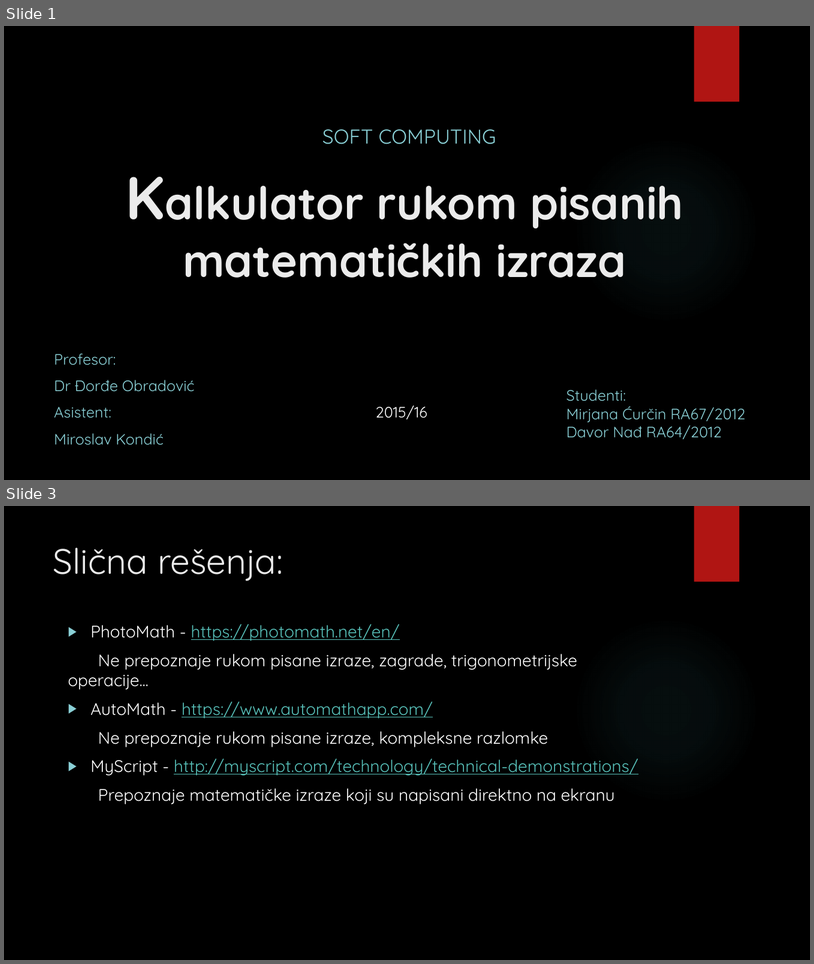
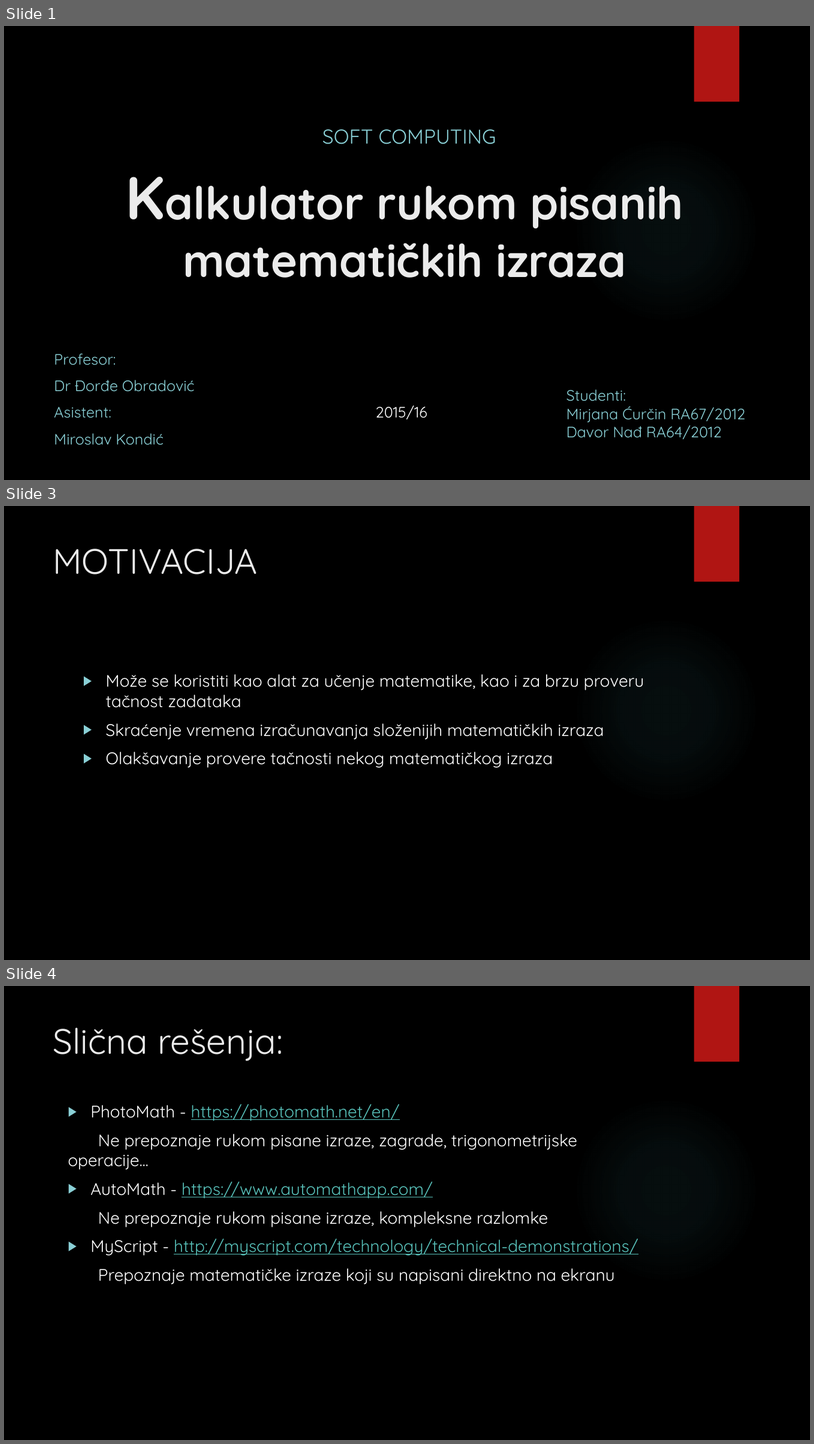
Before and after one commit to davor193/Photo-Calculator, a slide deck: photo_calculator.pptx. Shown one above the other, each under a label of ours: slides 1 and 3 before the commit, slides 1, 3 and 4 after it; the slides between them are not shown. The pictures are 814x964 and 814x1444 pixels, drawn with LibreOffice and Linux fonts; fonts in the diff are those of the drawing; background and template pictures are left out. Boxes give left, top, right and bottom in pixels: in the first picture for what was removed or moved away, otherwise in the second. Text is boxed around its words. In the diff, an @@ line names an element or a change of style, - is before the commit and + after.

```diff
--- a/photo_calculator.pptx
+++ b/photo_calculator.pptx
@@ slide 3 added at <box>4,506,810,960</box>, background picture (left out); not listed: 2 template elements that a slide beside it also shows @@
@@ title added at <box>53,549,258,574</box>, 42 pt, text #EBEBEB @@
+MOTIVACIJA
@@ text added at <box>106,674,645,768</box>, 20 pt, text #FFFFFF @@
+▶ Može se koristiti kao alat za učenje matematike, kao i za brzu proveru tačnost zadataka
+▶ Skraćenje vremena izračunavanja složenijih matematičkih izraza
+▶ Olakšavanje provere tačnosti nekog matematičkog izraza
@@ what was slide 3 is now slide 4 @@
```
Also in this commit, not shown: 2 slides changed.
